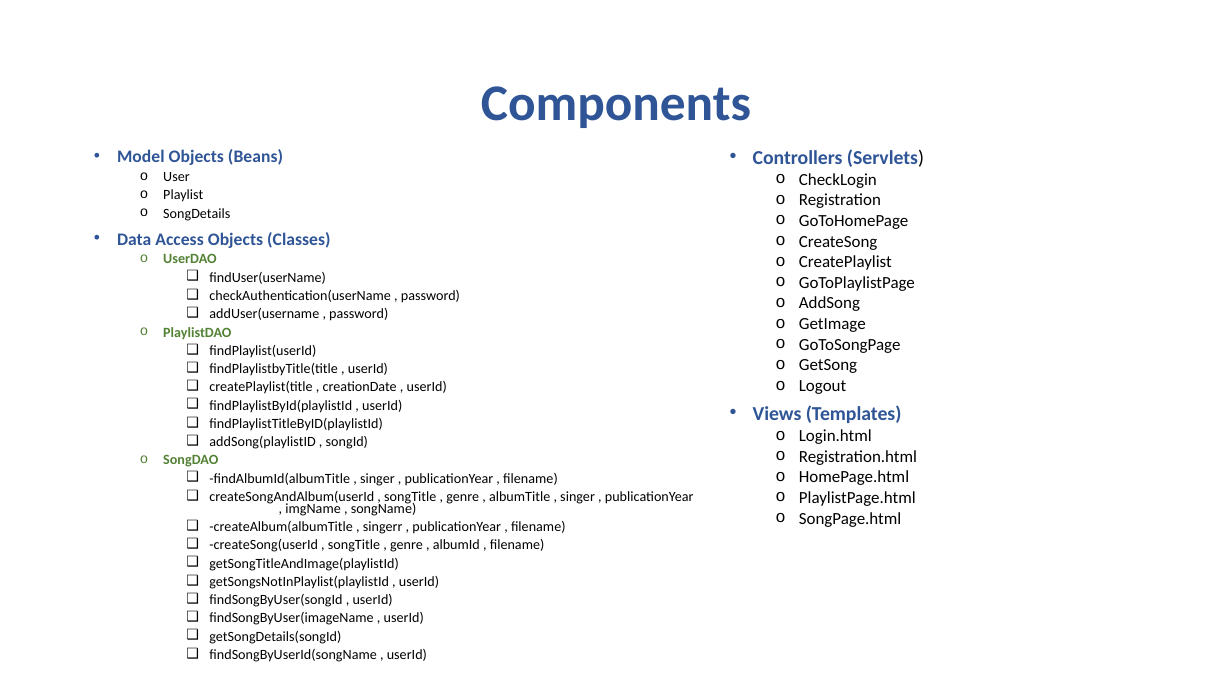
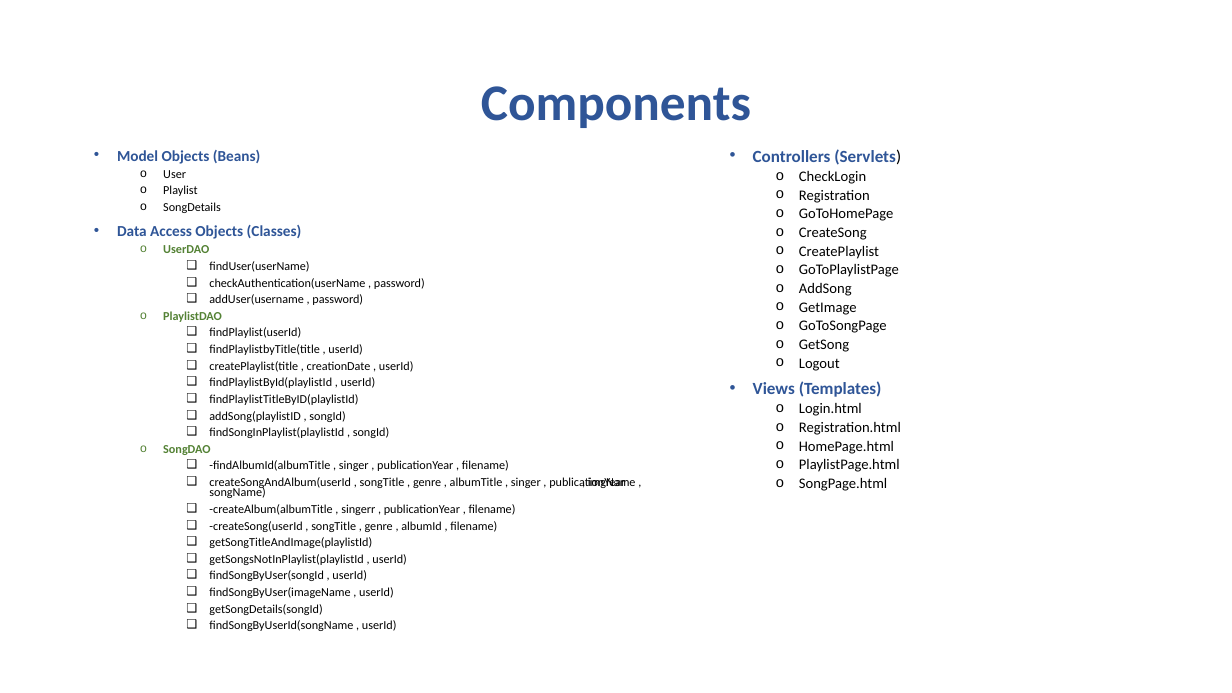
Before and after one commit to matteoNunz/ProgettoTIW_1, a slide deck: slide 5 of PlayList musicale - presentation.pptx. Drawn at 1232x693 pixels with LibreOffice and Linux fonts; fonts in the diff are those of the drawing. Boxes give left, top, right and bottom in pixels: in the first picture for what was removed or moved away, otherwise in the second. Text is boxed around its words. In the diff, an @@ line names an element or a change of style, - is before the commit and + after.

Commit message:
Added a method in PlaylistDAO

```diff
--- a/PlayList musicale - presentation.pptx
+++ b/PlayList musicale - presentation.pptx
@@ text "Controllers (Servlets)" at (753,149,901,491): size 15.4 to 13.3 pt in "Controllers (Servlets)", "Views (Templates)"; size 13.2 to 11.4 pt in "CheckLogin", "Registration", "GoToHomePage", "CreateSong" and 12 more places @@
@@ text at (117,150,636,631): size 13.8 to 11.9 pt in "Model Objects (Beans)", "Data Access Objects (Classes)"; size 11 to 9.5 pt @@
@@ text at (209,427,389,438): paragraph added @@
+    ❑ findSongInPlaylist(playlistId , songId)
```
